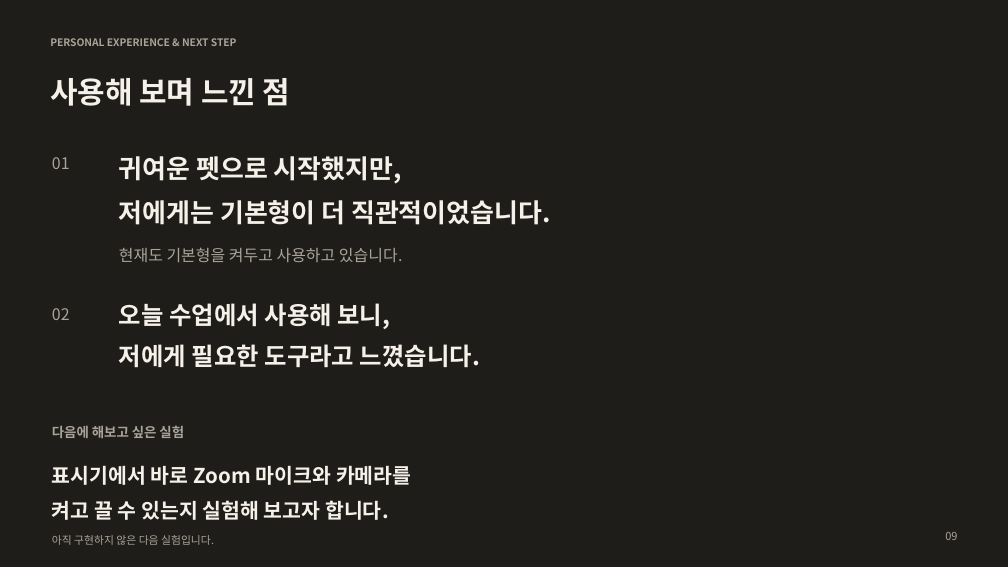
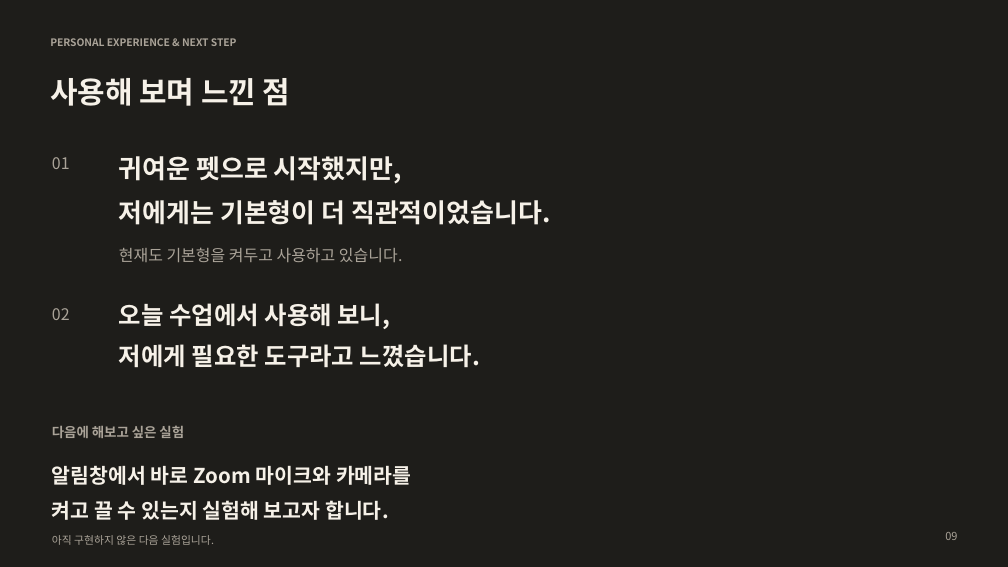
Before and after one commit to arajung-hub/on-air-companion, a slide deck: slide 10 of presentation/On-Air-Companion.pptx. Drawn at 1008x567 pixels with LibreOffice and Linux fonts; fonts in the diff are those of the drawing. Boxes give left, top, right and bottom in pixels: in the first picture for what was removed or moved away, otherwise in the second. Text is boxed around its words. In the diff, an @@ line names an element or a change of style, - is before the commit and + after.

Commit message:
Refine notification wording and simplify the presentation cover

```diff
--- a/presentation/On-Air-Companion.pptx
+++ b/presentation/On-Air-Companion.pptx
@@ text at (52, 465, 411, 485): text changed @@
-표시기에서 바로 Zoom 마이크와 카메라를
+알림창에서 바로 Zoom 마이크와 카메라를
```
Also in this commit, not shown: 4 other slides changed, 2 other files.
